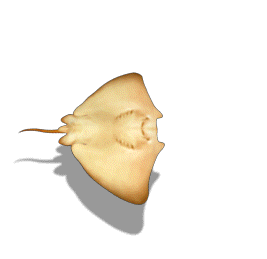
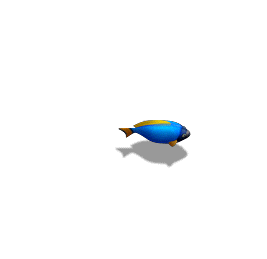
Revision of a layered 267 x 259 image; what changed, layer by layer:
showed group "fish4_1" (4 layers) over 115, 118, 191, 170
showed "图层 52" over 115, 120, 191, 168
hid group "fish_9_2" (6 layers) over 13, 72, 165, 236
hid "图层 102" over 13, 72, 165, 236
